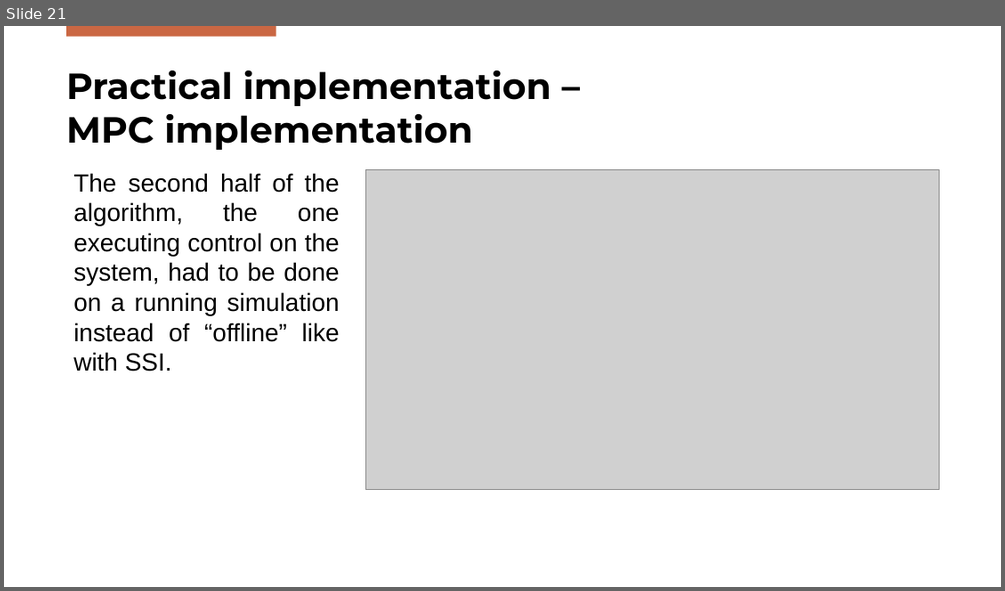
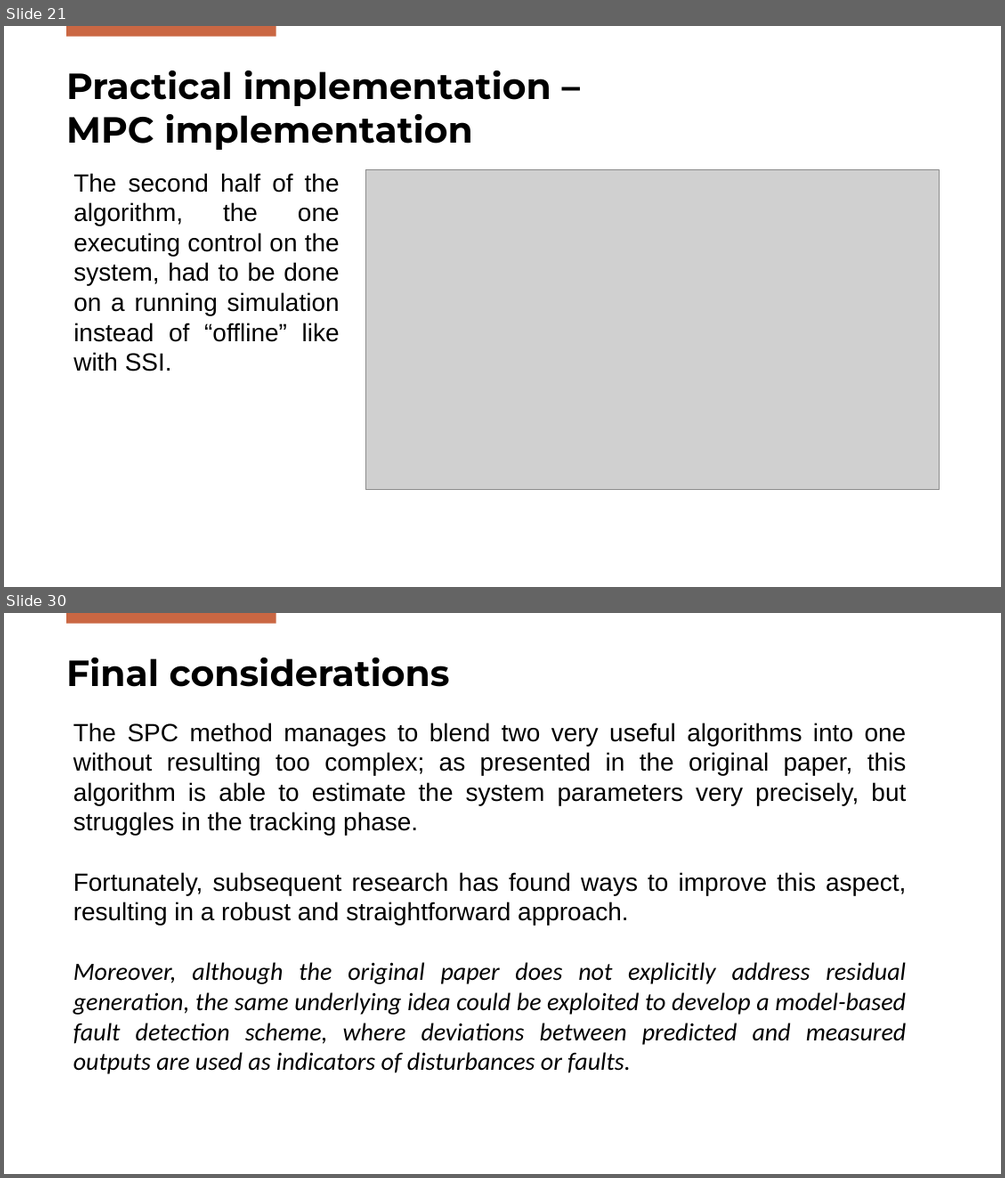
Before and after one commit to Gabriele-Mazzoleni/Progetto_ALES_aa_2025_2026, a slide deck: SPC_Presentation.pptx. Shown one above the other, each under a label of ours: slide 21 before the commit, slides 21 and 30 after it; the slides between them are not shown. The pictures are 1005x591 and 1005x1178 pixels, drawn with LibreOffice and Linux fonts; fonts in the diff are those of the drawing; grey boxes stand for pictures; background and template pictures are left out. Boxes give left, top, right and bottom in pixels: in the first picture for what was removed or moved away, otherwise in the second. Text is boxed around its words. In the diff, an @@ line names an element or a change of style, - is before the commit and + after.

```diff
--- a/SPC_Presentation.pptx
+++ b/SPC_Presentation.pptx
@@ slide 30 added at <box>4,613,1001,1174</box>, background #FFFFFF; not listed: 1 template element that a slide beside it also shows @@
@@ title added at <box>66,657,450,687</box>, 35 pt, text #000000, bold @@
+Final considerations
@@ text added at <box>73,722,906,1074</box>, 24 pt, text #000000 @@
+The SPC method manages to blend two very useful algorithms into one without resulting too complex; as presented in the original paper, this algorithm is able to estimate the system parameters very precisely, but struggles in the tracking phase.
+Fortunately, subsequent research has found ways to improve this aspect, resulting in a robust and straightforward approach.
+Moreover, although the original paper does not explicitly address residual generation, the same underlying idea could be exploited to develop a model-based fault detection scheme, where deviations between predicted and measured outputs are used as indicators of disturbances or faults.
```
Also in this commit, not shown: 17 slides changed, 2 other slides added, 1 slide removed, 1 other file.
